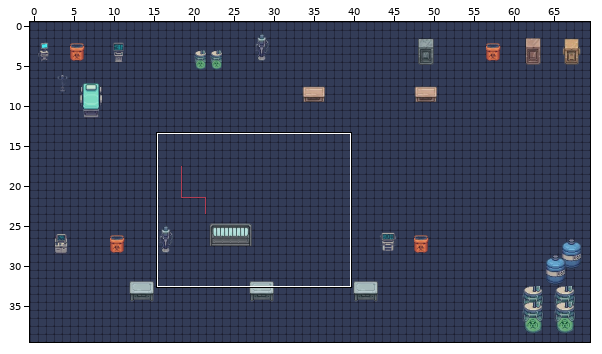
Two versions of a level (Tiled map, mapa/laboratorio_fechado.tmx). The picture above shows the old version from afar; the outline marks the close-up.
Close-up. As it was:
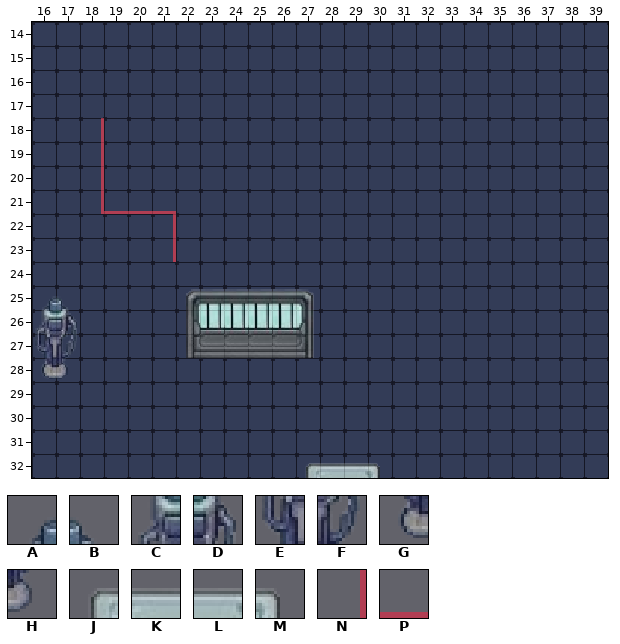
Cells are 16x16 px. Shown: x 16..39, y 14..32. Not drawn, because the pictures are missing: unchanged layer "paredes".
Key: from "objetos_scifi": A 503, B 504, C 534, D 535, E 565, F 566, G 596, H 597; from "portas_e_mesas_scifi": J 855, K 856, L 857, M 858; from "tileset x2": N 2717, P 2717 turned 90.
_ is an empty cell.
Layers that did not change in this view are not listed.
Layer "objetos" before, first column x 16:
14 ________________________
15 ________________________
16 ________________________
17 ________________________
18 __N_____________________
19 __N_____________________
20 __N_____________________
21 __NPPP__________________
22 _____N__________________
23 _____N__________________
24 ________________________
25 AB______________________
26 CD______________________
27 EF______________________
28 GH______________________
29 ________________________
30 ________________________
31 ________________________
32 ___________JKLM_________
The result:
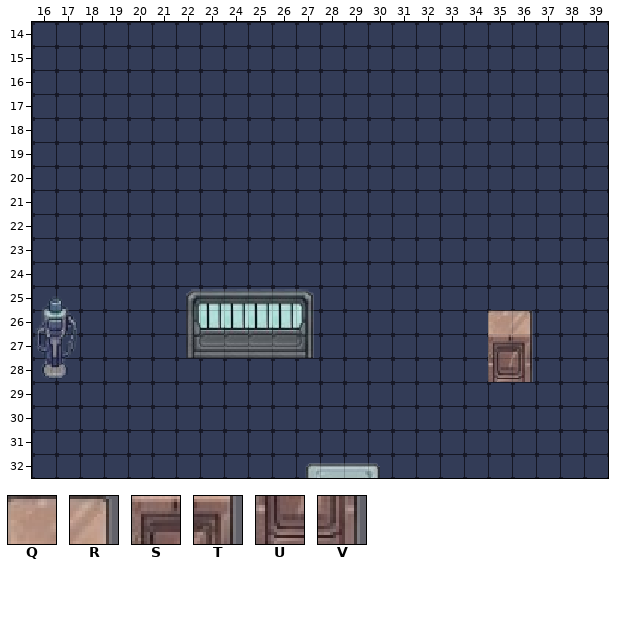
Further tiles: from "portas_e_mesas_scifi": Q 718, R 719, S 749, T 750, U 780, V 781.
Diff:
Changed rows in their new state; . is an unchanged cell.
Layer "objetos":
first column x 18:
18 _..................
19 _..................
20 _..................
21 ____...............
22 ..._...............
23 ..._...............
26 .................QR
27 .................ST
28 .................UV
Where, in picture pixels (left, top, right, bottom), the same in both close-ups:
removed: (101, 118, 176, 262)
added: (488, 310, 533, 382)
